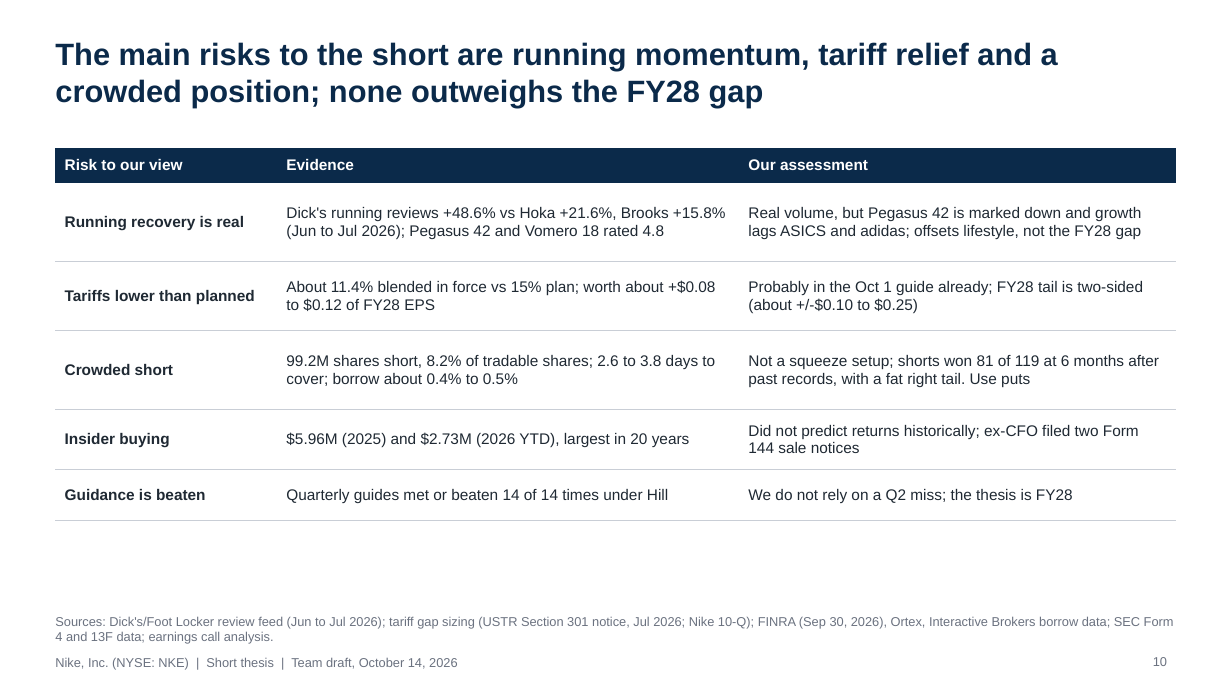
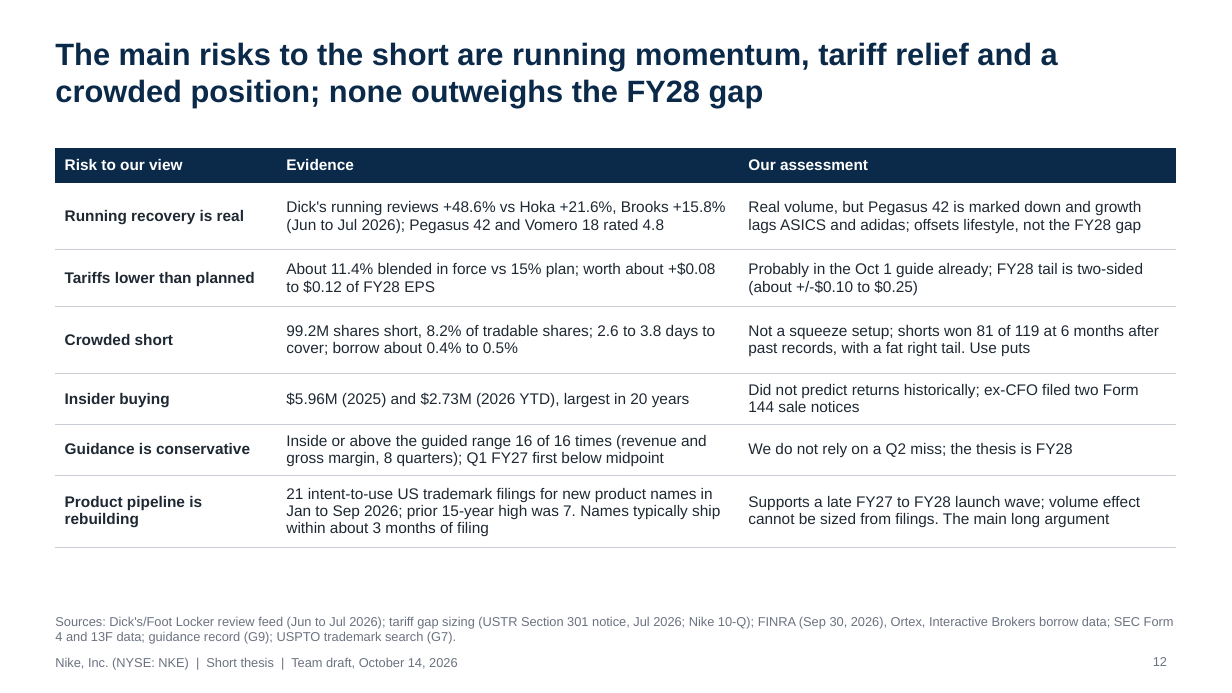
Before and after one commit to Varkot-dev/nike-research-case-comp, a slide deck: slide 12 of slides/pptx/Nike Short Thesis.pptx (slide 10 before the commit). Drawn at 1232x693 pixels with LibreOffice and Linux fonts; fonts in the diff are those of the drawing. Boxes give left, top, right and bottom in pixels: in the first picture for what was removed or moved away, otherwise in the second. Text is boxed around its words. In the diff, an @@ line names an element or a change of style, - is before the commit and + after.

```diff
--- a/slides/pptx/Nike Short Thesis.pptx
+++ b/slides/pptx/Nike Short Thesis.pptx
@@ table at (55,148,1177,540) @@
-row 6: Guidance is beaten | Quarterly guides met or beaten 14 of 14 times under Hill | We do not rely on a Q2 miss; the thesis is FY28
+row 6: Guidance is conservative | Inside or above the guided range 16 of 16 times (revenue and gross margin, 8 quarters); Q1 FY27 first below midpoint | We do not rely on a Q2 miss; the thesis is FY28
+row 7: Product pipeline is rebuilding | 21 intent-to-use US trademark filings for new product names in Jan to Sep 2026; prior 15-year high was 7. Names typically ship within about 3 months of filing | Supports a late FY27 to FY28 launch wave; volume effect cannot be sized from filings. The main long argument
@@ text at (55,616,1174,644): text changed @@
-Sources: Dick's/Foot Locker review feed (Jun to Jul 2026); tariff gap sizing (USTR Section 301 notice, Jul 2026; Nike 10-Q); FINRA (Sep 30, 2026), Ortex, Interactive Brokers borrow data; SEC Form 4 and 13F data; earnings call analysis.
+Sources: Dick's/Foot Locker review feed (Jun to Jul 2026); tariff gap sizing (USTR Section 301 notice, Jul 2026; Nike 10-Q); FINRA (Sep 30, 2026), Ortex, Interactive Brokers borrow data; SEC Form 4 and 13F data; guidance record (G9); USPTO trademark search (G7).
@@ page number at (1153,657,1167,666): text changed @@
-10
+12
```
Also in this commit, not shown: 7 other slides changed, 2 slides added, 4 other files.
